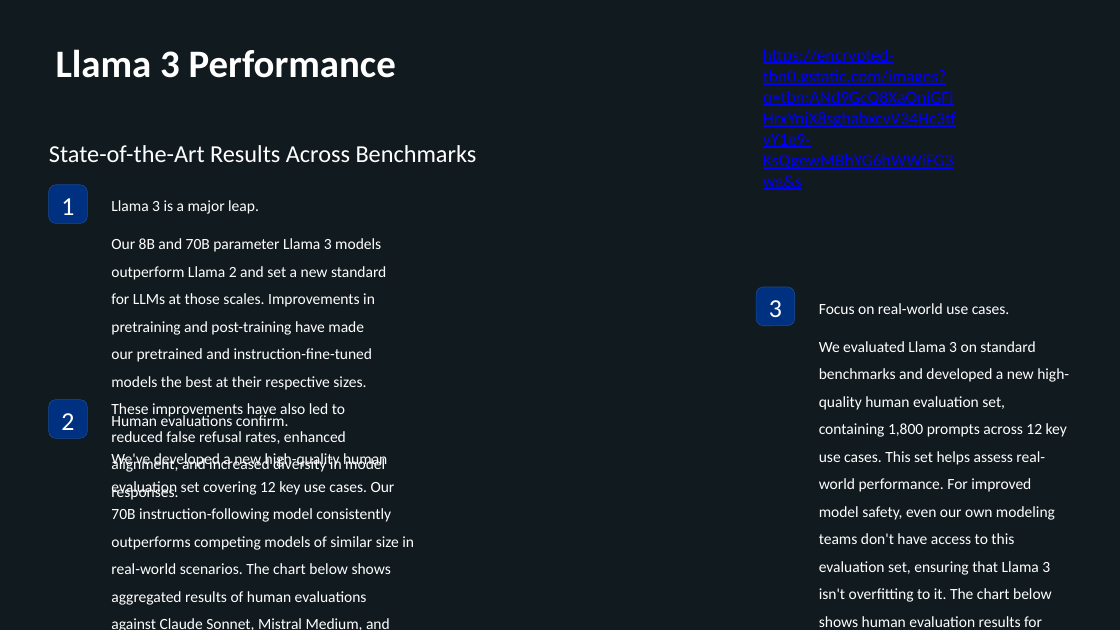
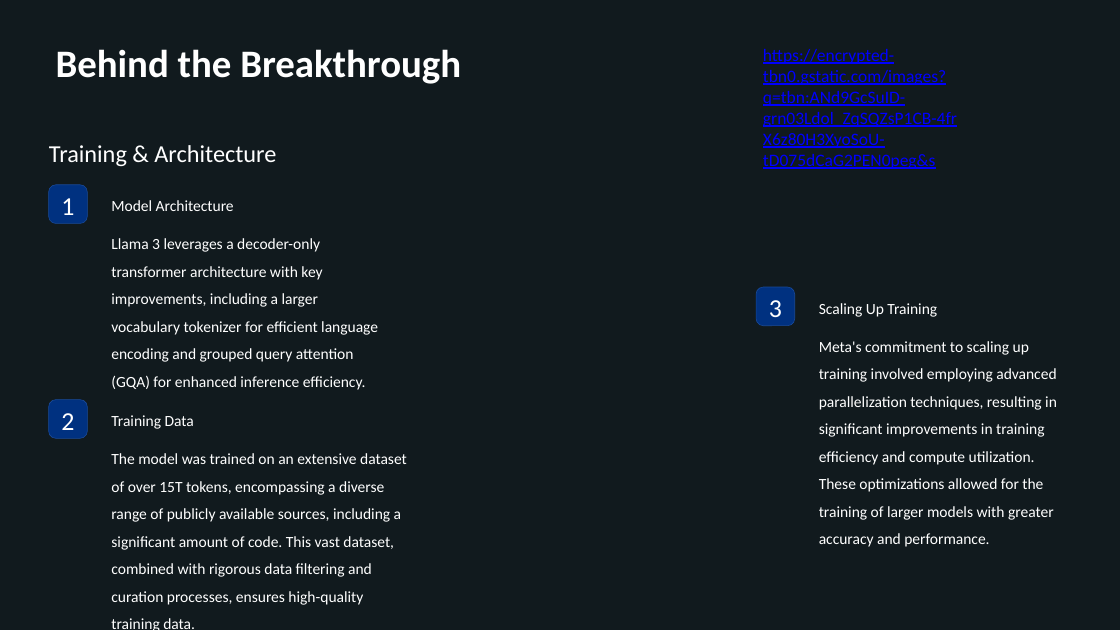
Before and after one commit to KarthikAvinash/Content-ppt-video-generator, a slide deck: slide 3 of updated_presentation.pptx. Drawn at 1120x630 pixels with LibreOffice and Linux fonts; fonts in the diff are those of the drawing; background and template pictures are left out; a plain dark background stands for a picture behind light text. Boxes give left, top, right and bottom in pixels: in the first picture for what was removed or moved away, otherwise in the second. Text is boxed around its words. In the diff, an @@ line names an element or a change of style, - is before the commit and + after.

Commit message:
edited the estimated words for image, title and stitle

```diff
--- a/updated_presentation.pptx
+++ b/updated_presentation.pptx
@@ text at bbox=[56, 49, 461, 84]: text changed @@
-Llama 3 Performance
+Behind the Breakthrough
@@ text at bbox=[763, 49, 957, 169]: text changed @@
-https://encrypted-tbn0.gstatic.com/images?q=tbn:ANd9GcQ8XaOniGFjHrxYnjX8sghabxcvV34Hc3tfvY1g9-KsQgewMBhYG6hWWiFG3wg&s
+https://encrypted-tbn0.gstatic.com/images?q=tbn:ANd9GcSuID-grn03Ldol_ZqSQZsP1CB-4frX6z80H3XyoSoU-tD075dCaG2PEN0peg&s
@@ text at bbox=[49, 145, 276, 166]: text changed @@
-State-of-the-Art Results Across Benchmarks
+Training & Architecture
@@ text at bbox=[111, 200, 234, 211]: text changed @@
-Llama 3 is a major leap.
+Model Architecture
@@ text at bbox=[111, 238, 378, 390]: text changed @@
-Our 8B and 70B parameter Llama 3 models outperform Llama 2 and set a new standard for LLMs at those scales. Improvements in pretraining and post-training have made our pretrained and instruction-fine-tuned models the best at their respective sizes. These improvements have also led to reduced false refusal rates, enhanced alignment, and increased diversity in model responses.
+Llama 3 leverages a decoder-only transformer architecture with key improvements, including a larger vocabulary tokenizer for efficient language encoding and grouped query attention (GQA) for enhanced inference efficiency.
@@ text at bbox=[819, 303, 937, 317]: text changed @@
-Focus on real-world use cases.
+Scaling Up Training
@@ text at bbox=[819, 341, 1057, 520]: text changed @@
-We evaluated Llama 3 on standard benchmarks and developed a new high-quality human evaluation set, containing 1,800 prompts across 12 key use cases. This set helps assess real-world performance. For improved model safety, even our own modeling teams don't have access to this evaluation set, ensuring that Llama 3 isn't overfitting to it. The chart below shows human evaluation results for Llama 3 against comparable models.
+Meta's commitment to scaling up training involved employing advanced parallelization techniques, resulting in significant improvements in training efficiency and compute utilization. These optimizations allowed for the training of larger models with greater accuracy and performance.
@@ text at bbox=[111, 415, 194, 429]: text changed @@
-Human evaluations confirm.
+Training Data
@@ text at bbox=[111, 453, 407, 630]: text changed @@
-We've developed a new high-quality human evaluation set covering 12 key use cases. Our 70B instruction-following model consistently outperforms competing models of similar size in real-world scenarios. The chart below shows aggregated results of human evaluations against Claude Sonnet, Mistral Medium, and GPT-3.5, highlighting Llama 3's strength in real-world tasks.
+The model was trained on an extensive dataset of over 15T tokens, encompassing a diverse range of publicly available sources, including a significant amount of code. This vast dataset, combined with rigorous data filtering and curation processes, ensures high-quality training data.
```
Also in this commit, not shown: 2 other slides changed, 2 other files.
